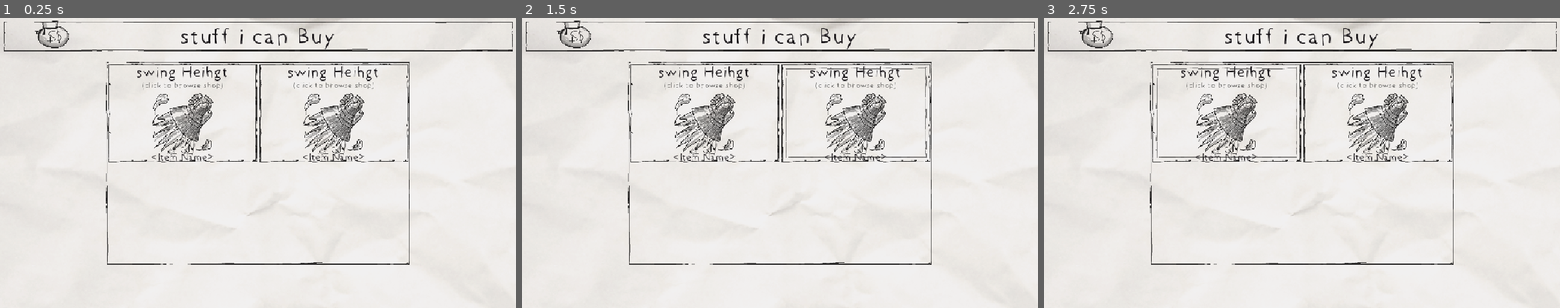
Above: before the commit, frames 1-3 (left to right).
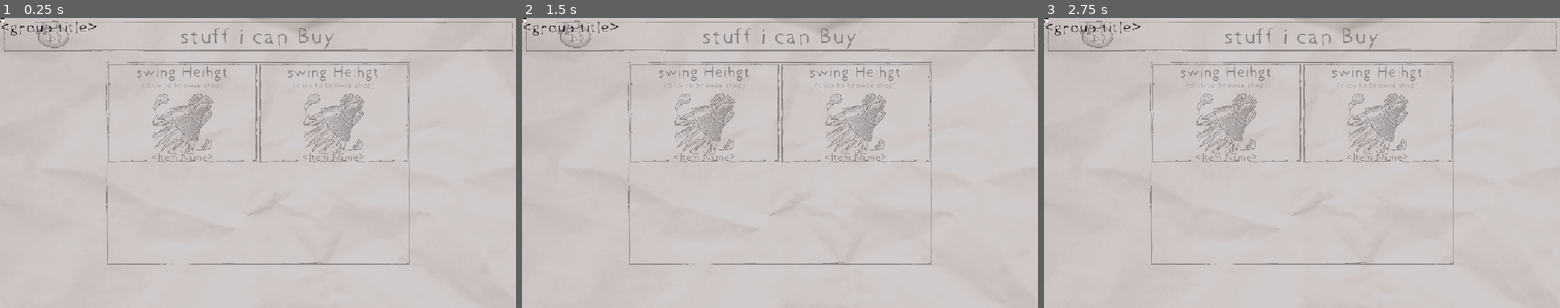
Above: after the commit, the same moments.

Repository: my-koala/HGDJ2024Fall
Game: Godot game, scene res://assets/gui/gui_shop.tscn
Same seed, same stepped clock (60 frames per second), same inputs: the game is played once before the commit and once after it. This scene is started directly instead of the project's main scene.
Inputs:
- Up to frame 1 (0.25 s): no input
- Up to frame 2 (1.5 s): click "swing Heihgt" at 0.5 s; click "swing Heihgt" at 1.25 s
- Up to frame 3 (2.75 s): click "swing Heihgt" at 2 s

The runs differ from the first frame. In frame 1, 98% of the frame differs, in the area x 0-100%, y 0-100%; in frame 2, 98%; in frame 3, 98%.

Commit message:
some shop

Diff:
--- a/assets/gui/gui_shop.gd
+++ b/assets/gui/gui_shop.gd
@@ -3,6 +3,8 @@
 
 const GUI_SHOP_BUTTON_GROUP: PackedScene = preload("gui_shop_button_group.tscn")
 const GuiShopButtonGroup: = preload("gui_shop_button_group.gd")
+const GUI_SHOP_BUTTON_ITEM: PackedScene = preload("gui_shop_button_item.tscn")
+const GuiShopButtonItem: = preload("gui_shop_button_item.gd")
 
 signal exit_home()
 signal exit_game()
@@ -11,11 +13,11 @@
 var _game_data: GameData = preload("res://assets/game_data/game_data.tres")
 
 @onready
-var _menu_main: Control = $menus/main as Control
+var _menu_main: Control = $main as Control
 @onready
-var _menu_shop: Control = $menus/shop as Control
+var _menu_groups: Control = $groups as Control
 @onready
-var _menu_main_groups_container: GridContainer = $menus/main/panel_groups/grid_container as GridContainer
+var _menu_main_groups_container: GridContainer = $main/panel_groups/grid_container as GridContainer
 
 enum Menu { MAIN, SHOP }
 var _menu: Menu = Menu.MAIN
@@ -37,8 +39,8 @@
 			button_group.item_group = item.group
 			button_group.pressed.connect(_on_button_group_pressed.bind(null))
 			_menu_main_groups_container.add_child(button_group)
-
-
+		# todo: instantiate group scene, add to groups
+		#
 
 	set_menu(Menu.MAIN)
 
--- a/assets/gui/gui_shop.tscn
+++ b/assets/gui/gui_shop.tscn
@@ -1,9 +1,10 @@
-[gd_scene load_steps=6 format=3 uid="uid://wsiimntin7gu"]
+[gd_scene load_steps=7 format=3 uid="uid://wsiimntin7gu"]
 
 [ext_resource type="Script" path="res://assets/gui/gui_shop.gd" id="1_7ikmg"]
 [ext_resource type="Texture2D" uid="uid://j18jikfcyhjc" path="res://assets/item/items/items.png" id="2_cglov"]
 [ext_resource type="PackedScene" uid="uid://cvife3b4ydk4n" path="res://assets/gui/gui_overlay.tscn" id="2_x0suw"]
 [ext_resource type="PackedScene" uid="uid://d2g4wper4yqqm" path="res://assets/gui/gui_shop_button_group.tscn" id="3_vso3q"]
+[ext_resource type="PackedScene" uid="uid://oegi41er2dkg" path="res://assets/gui/gui_shop_group.tscn" id="4_to1ib"]
 
 [sub_resource type="AtlasTexture" id="AtlasTexture_n8o6u"]
 atlas = ExtResource("2_cglov")
@@ -18,7 +19,7 @@
 grow_vertical = 2
 script = ExtResource("1_7ikmg")
 
-[node name="menus" type="Control" parent="."]
+[node name="main" type="Control" parent="."]
 layout_mode = 1
 anchors_preset = 15
 anchor_right = 1.0
@@ -26,15 +27,7 @@
 grow_horizontal = 2
 grow_vertical = 2
 
-[node name="main" type="Control" parent="menus"]
-layout_mode = 1
-anchors_preset = 15
-anchor_right = 1.0
-anchor_bottom = 1.0
-grow_horizontal = 2
-grow_vertical = 2
-
-[node name="panel_top" type="Panel" parent="menus/main"]
+[node name="panel_top" type="Panel" parent="main"]
 layout_mode = 1
 anchors_preset = -1
 anchor_right = 1.0
@@ -46,7 +39,7 @@
 grow_horizontal = 2
 grow_vertical = 2
 
-[node name="label" type="Label" parent="menus/main/panel_top"]
+[node name="label" type="Label" parent="main/panel_top"]
 layout_mode = 1
 anchors_preset = -1
 anchor_right = 1.0
@@ -57,7 +50,7 @@
 horizontal_alignment = 1
 vertical_alignment = 1
 
-[node name="texture_rect" type="TextureRect" parent="menus/main/panel_top"]
+[node name="texture_rect" type="TextureRect" parent="main/panel_top"]
 layout_mode = 0
 offset_left = 47.0
 offset_top = -24.0
@@ -66,7 +59,7 @@
 texture = SubResource("AtlasTexture_n8o6u")
 expand_mode = 1
 
-[node name="panel_groups" type="Panel" parent="menus/main"]
+[node name="panel_groups" type="Panel" parent="main"]
 layout_mode = 1
 anchors_preset = -1
 anchor_left = 0.5
@@ -80,17 +73,16 @@
 grow_horizontal = 2
 grow_vertical = 2
 
-[node name="grid_container" type="GridContainer" parent="menus/main/panel_groups"]
+[node name="grid_container" type="GridContainer" parent="main/panel_groups"]
 layout_mode = 0
 offset_right = 40.0
 offset_bottom = 40.0
 columns = 2
 
-[node name="button_shop_a" parent="menus/main/panel_groups/grid_container" instance=ExtResource("3_vso3q")]
+[node name="button_shop_a" parent="main/panel_groups/grid_container" instance=ExtResource("3_vso3q")]
 layout_mode = 2
 
-[node name="shop" type="Control" parent="menus"]
-visible = false
+[node name="groups" type="Control" parent="."]
 layout_mode = 1
 anchors_preset = 15
 anchor_right = 1.0
@@ -98,7 +90,26 @@
 grow_horizontal = 2
 grow_vertical = 2
 
-[node name="display" type="Control" parent="."]
+[node name="overlay" type="ColorRect" parent="groups"]
+layout_mode = 1
+anchors_preset = 15
+anchor_right = 1.0
+anchor_bottom = 1.0
+grow_horizontal = 2
+grow_vertical = 2
+color = Color(0.796652, 0.766556, 0.77416, 0.670588)
+
+[node name="gui_shop_group" parent="groups" instance=ExtResource("4_to1ib")]
+layout_mode = 0
+anchors_preset = 0
+anchor_left = 0.0
+anchor_top = 0.0
+anchor_right = 0.0
+anchor_bottom = 0.0
+grow_horizontal = 1
+grow_vertical = 1
+
+[node name="balance" type="Control" parent="."]
 visible = false
 layout_mode = 1
 anchors_preset = 15
--- /dev/null
+++ b/assets/gui/gui_shop_button_item.gd
@@ -0,0 +1,14 @@
+@tool
+extends Button
+
+@export
+var item: Item = null
+
+@onready
+var _label_price: Label = $price as Label
+@onready
+var _label_subtitle: Label = $subtitle as Label
+@onready
+var _label_item_name: Label = $item_name as Label
+@onready
+var _label_item_icon: TextureRect = $item_icon as TextureRect
--- /dev/null
+++ b/assets/gui/gui_shop_button_item.tscn
@@ -0,0 +1,66 @@
+[gd_scene load_steps=4 format=3 uid="uid://d27cy5jo7f8dk"]
+
+[ext_resource type="Script" path="res://assets/gui/gui_shop_button_item.gd" id="1_y0evr"]
+[ext_resource type="Texture2D" uid="uid://j18jikfcyhjc" path="res://assets/item/items/items.png" id="2_jluor"]
+
+[sub_resource type="AtlasTexture" id="AtlasTexture_v77vq"]
+atlas = ExtResource("2_jluor")
+region = Rect2(384, 128, 128, 128)
+
+[node name="gui_shop_button_item" type="Button"]
+custom_minimum_size = Vector2(300, 200)
+offset_right = 300.0
+offset_bottom = 200.0
+script = ExtResource("1_y0evr")
+
+[node name="price" type="Label" parent="."]
+layout_mode = 1
+anchors_preset = -1
+anchor_right = 1.0
+anchor_bottom = 0.2
+grow_horizontal = 2
+theme_override_font_sizes/font_size = 32
+text = "<price>"
+horizontal_alignment = 1
+vertical_alignment = 1
+
+[node name="subtitle" type="Label" parent="."]
+layout_mode = 1
+anchors_preset = -1
+anchor_top = 0.175
+anchor_right = 1.0
+anchor_bottom = 1.0
+grow_horizontal = 2
+theme_override_colors/font_color = Color(0, 0, 0, 0.713726)
+theme_override_font_sizes/font_size = 16
+text = "(click to buy)"
+horizontal_alignment = 1
+
+[node name="item_icon" type="TextureRect" parent="."]
+layout_mode = 1
+anchors_preset = -1
+anchor_left = 0.5
+anchor_top = 0.6
+anchor_right = 0.5
+anchor_bottom = 0.6
+offset_left = -64.0
+offset_top = -64.0
+offset_right = 64.0
+offset_bottom = 64.0
+grow_horizontal = 2
+grow_vertical = 2
+pivot_offset = Vector2(64, 64)
+texture = SubResource("AtlasTexture_v77vq")
+
+[node name="item_name" type="Label" parent="."]
+layout_mode = 1
+anchors_preset = -1
+anchor_right = 1.0
+anchor_bottom = 1.0
+grow_horizontal = 2
+grow_vertical = 0
+theme_type_variation = &"HeaderLarge"
+theme_override_font_sizes/font_size = 20
+text = "<Item Name>"
+horizontal_alignment = 1
+vertical_alignment = 2
--- /dev/null
+++ b/assets/gui/gui_shop_group.gd
@@ -0,0 +1,2 @@
+@tool
+extends Panel
--- /dev/null
+++ b/assets/gui/gui_shop_group.tscn
@@ -0,0 +1,57 @@
+[gd_scene load_steps=3 format=3 uid="uid://oegi41er2dkg"]
+
+[ext_resource type="Script" path="res://assets/gui/gui_shop_group.gd" id="1_eu5ku"]
+[ext_resource type="PackedScene" uid="uid://d2g4wper4yqqm" path="res://assets/gui/gui_shop_button_group.tscn" id="1_nim3j"]
+
+[node name="gui_shop_group" type="Panel"]
+anchors_preset = -1
+anchor_left = 0.125
+anchor_top = 0.2
+anchor_right = 0.875
+anchor_bottom = 0.8
+grow_horizontal = 2
+grow_vertical = 2
+script = ExtResource("1_eu5ku")
+
+[node name="title" type="Label" parent="."]
+layout_mode = 0
+offset_right = 40.0
+offset_bottom = 18.0
+theme_override_font_sizes/font_size = 32
+text = "<group title>"
+
+[node name="items" type="Panel" parent="."]
+layout_mode = 1
+anchors_preset = -1
+anchor_left = 0.025
+anchor_top = 0.125
+anchor_right = 0.975
+anchor_bottom = 0.95
+grow_horizontal = 2
+grow_vertical = 2
+
+[node name="scroll_container" type="ScrollContainer" parent="items"]
+layout_mode = 1
+anchors_preset = 15
+anchor_right = 1.0
+anchor_bottom = 1.0
+grow_horizontal = 2
+grow_vertical = 2
+follow_focus = true
+horizontal_scroll_mode = 2
+vertical_scroll_mode = 0
+
+[node name="h_box_container" type="HBoxContainer" parent="items/scroll_container"]
+layout_mode = 2
+
+[node name="gui_shop_button_group" parent="items/scroll_container/h_box_container" instance=ExtResource("1_nim3j")]
+layout_mode = 2
+
+[node name="gui_shop_button_group_2" parent="items/scroll_container/h_box_container" instance=ExtResource("1_nim3j")]
+layout_mode = 2
+
+[node name="gui_shop_button_group_3" parent="items/scroll_container/h_box_container" instance=ExtResource("1_nim3j")]
+layout_mode = 2
+
+[node name="gui_shop_button_group_4" parent="items/scroll_container/h_box_container" instance=ExtResource("1_nim3j")]
+layout_mode = 2
--- a/assets/theme/theme.tres
+++ b/assets/theme/theme.tres
@@ -76,6 +76,11 @@
 region_rect = Rect2(0, 0, 128, 128)
 modulate_color = Color(0.828162, 0.802471, 0.801281, 1)
 
+[sub_resource type="StyleBoxFlat" id="StyleBoxFlat_k3syv"]
+content_margin_left = 8.0
+content_margin_top = 16.0
+content_margin_bottom = 16.0
+
 [sub_resource type="StyleBoxTexture" id="StyleBoxTexture_x4iwf"]
 texture = ExtResource("1_pquj0")
 texture_margin_left = 16.0
@@ -103,6 +108,7 @@
 Button/styles/pressed = SubResource("StyleBoxTexture_tyibx")
 GridContainer/constants/h_separation = 0
 GridContainer/constants/v_separation = 0
+HScrollBar/styles/scroll = SubResource("StyleBoxFlat_k3syv")
 HeaderLarge/font_sizes/font_size = 32
 Label/colors/font_color = Color(0.093087, 0.0794113, 0.0960633, 1)
 Panel/styles/panel = SubResource("StyleBoxTexture_x4iwf")
Not shown: 1 places in assets/theme/theme.tres that only renumber resources
